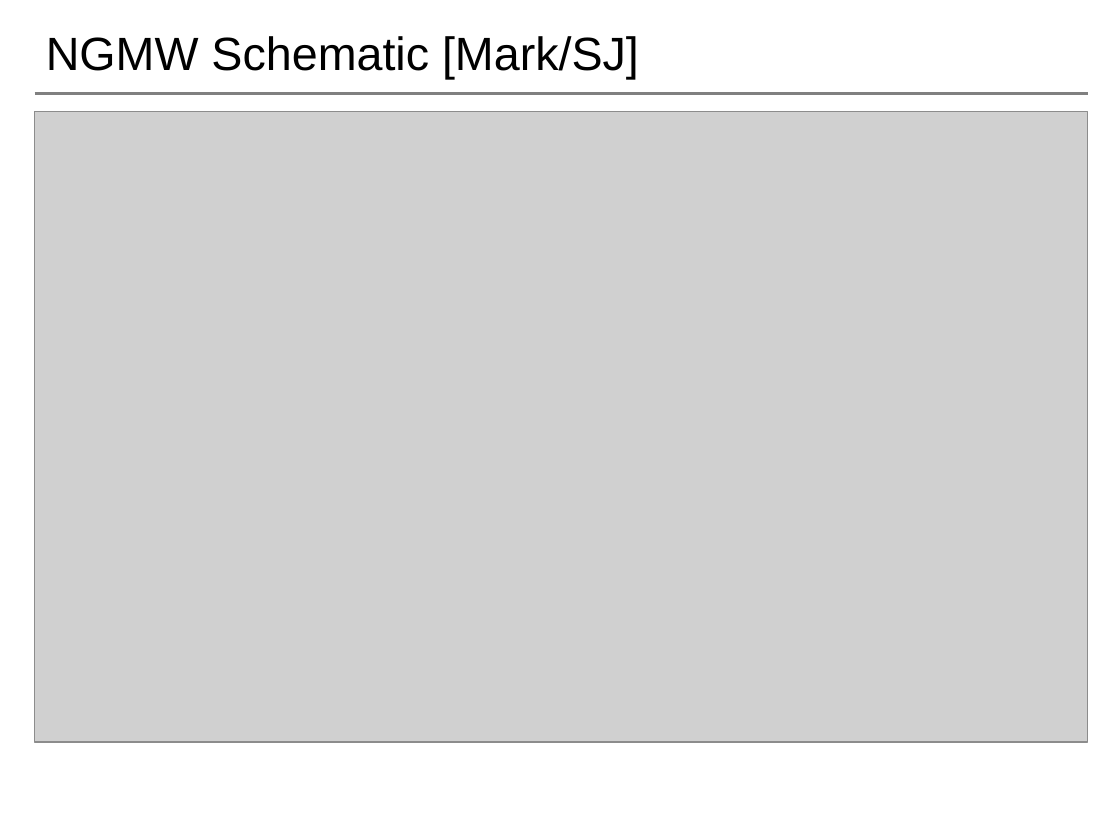
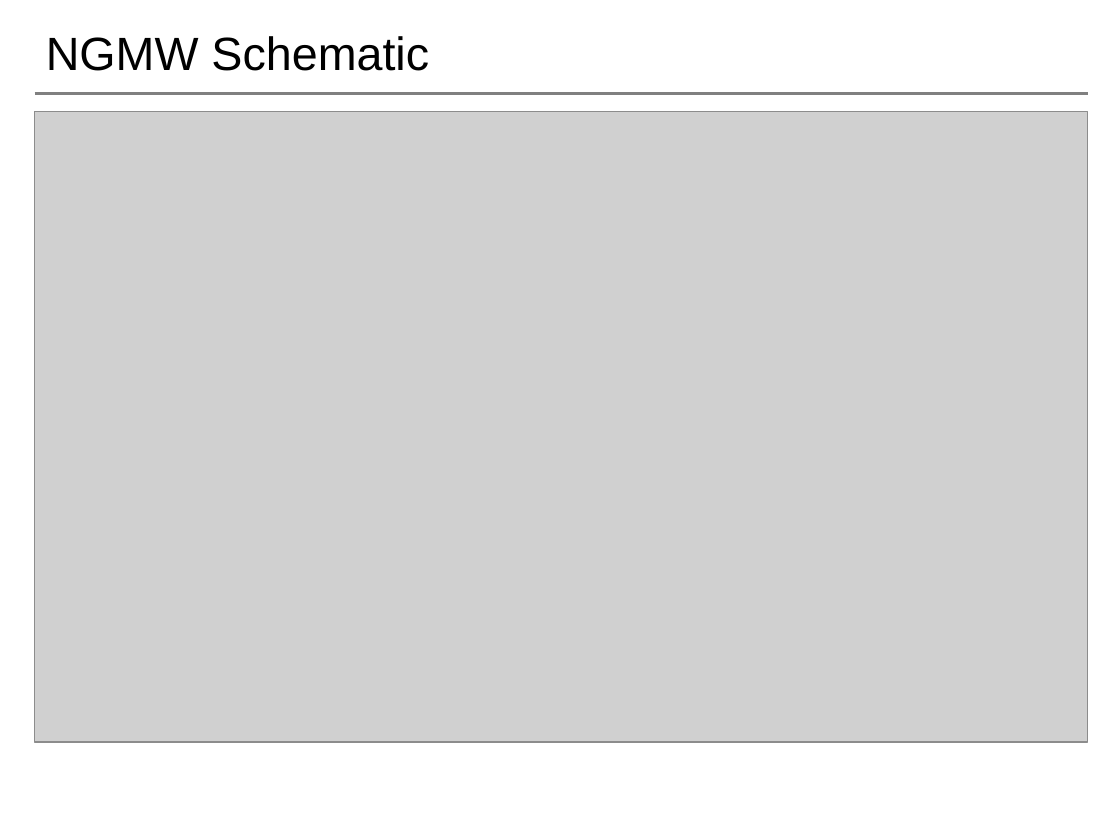
Before and after one commit to saga-project/NGMW, a slide deck: slide 5 of presentations/radical-modsim.pptx. Drawn at 1120x840 pixels with LibreOffice and Linux fonts; fonts in the diff are those of the drawing; grey boxes stand for pictures; background and template pictures are left out. Boxes give left, top, right and bottom in pixels: in the first picture for what was removed or moved away, otherwise in the second. Text is boxed around its words. In the diff, an @@ line names an element or a change of style, - is before the commit and + after.

Commit message:
ongoing work on ngmw schematic

```diff
--- a/presentations/radical-modsim.pptx
+++ b/presentations/radical-modsim.pptx
@@ title at box(46, 36, 429, 71): text changed @@
-NGMW Schematic [Mark/SJ]
+NGMW Schematic
```
Also in this commit, not shown: 1 other file.
